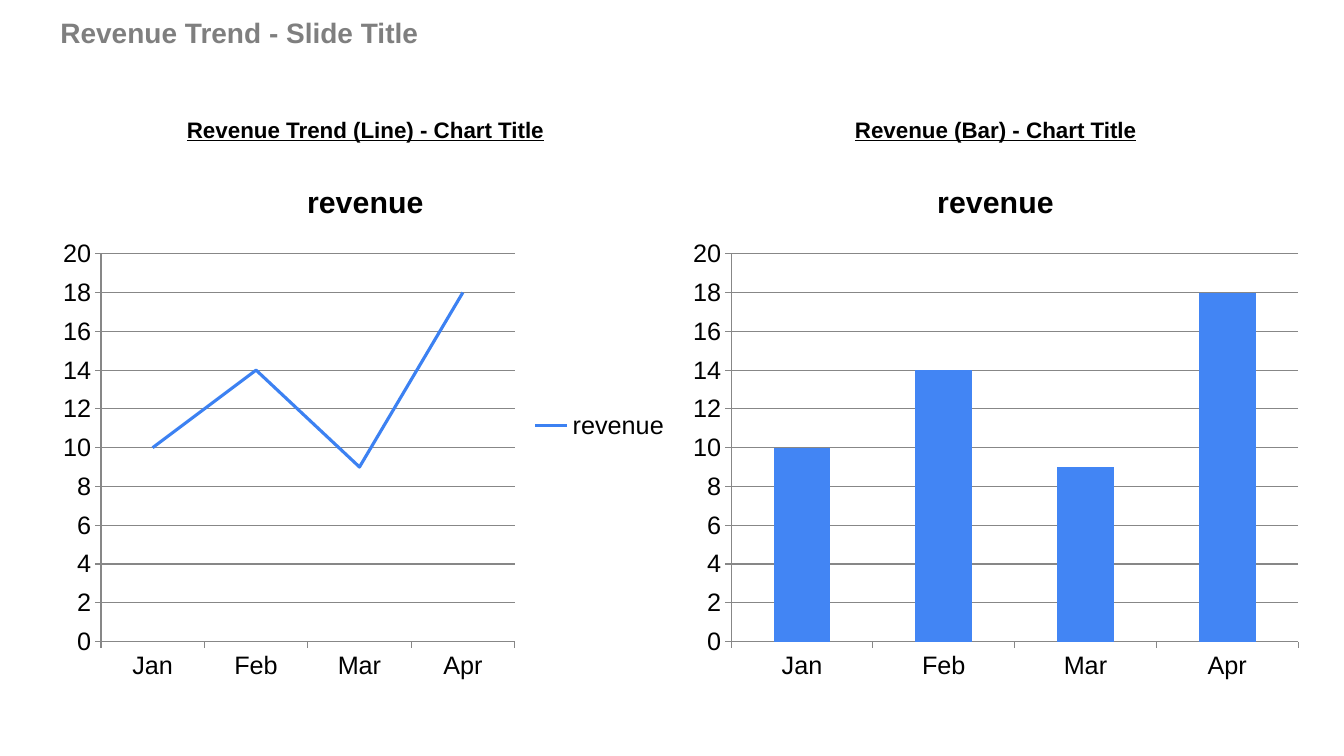
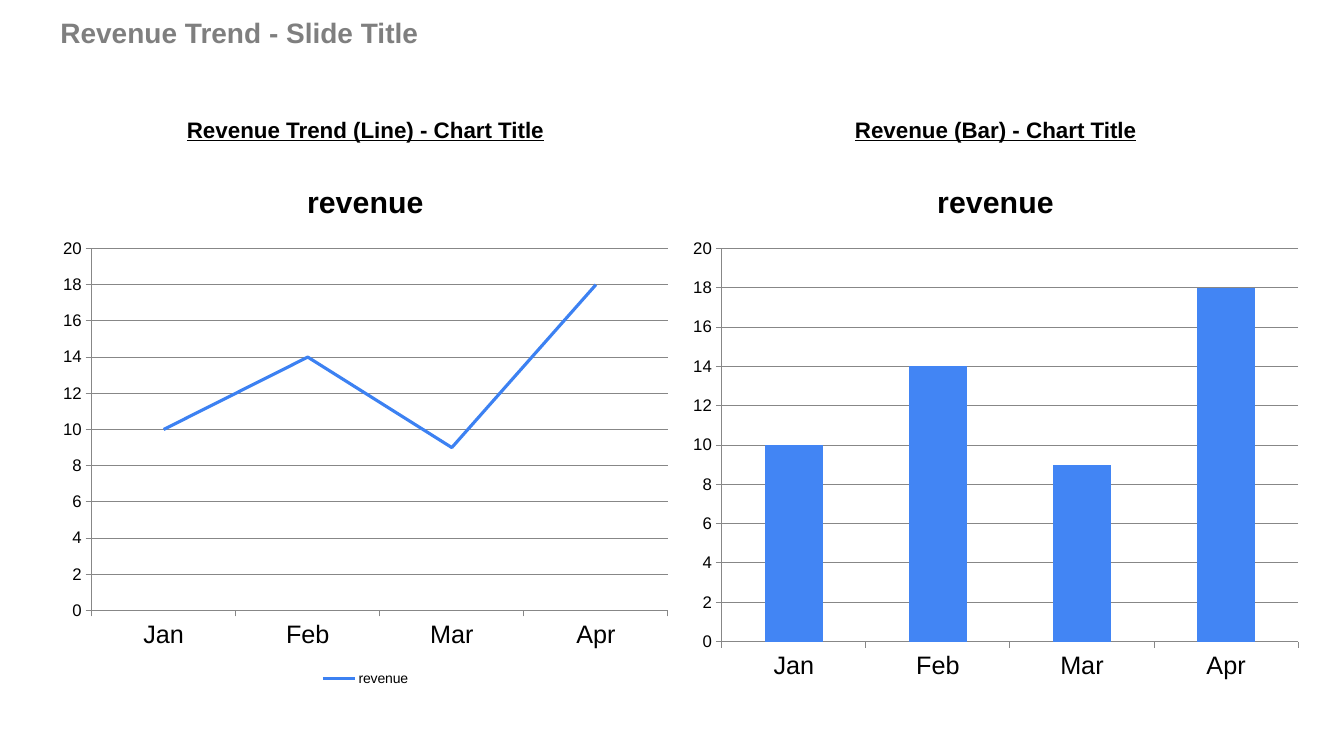
Before and after one commit to josephcobb111/deckbridge, a slide deck: slide 3 of notebooks/demo.pptx. Drawn at 1344x756 pixels with LibreOffice and Linux fonts; fonts in the diff are those of the drawing. Boxes give left, top, right and bottom in pixels: in the first picture for what was removed or moved away, otherwise in the second. Text is boxed around its words. In the diff, an @@ line names an element or a change of style, - is before the commit and + after.

Commit message:
pptx chart theme

```diff
--- a/notebooks/demo.pptx
+++ b/notebooks/demo.pptx
@@ line chart at <box>50,161,681,691</box> @@
@@ legend changed @@
@@ value axis changed @@
@@ column chart at <box>681,161,1311,691</box> @@
@@ value axis changed @@
```
Also in this commit, not shown: 3 other slides changed, 8 other files.
